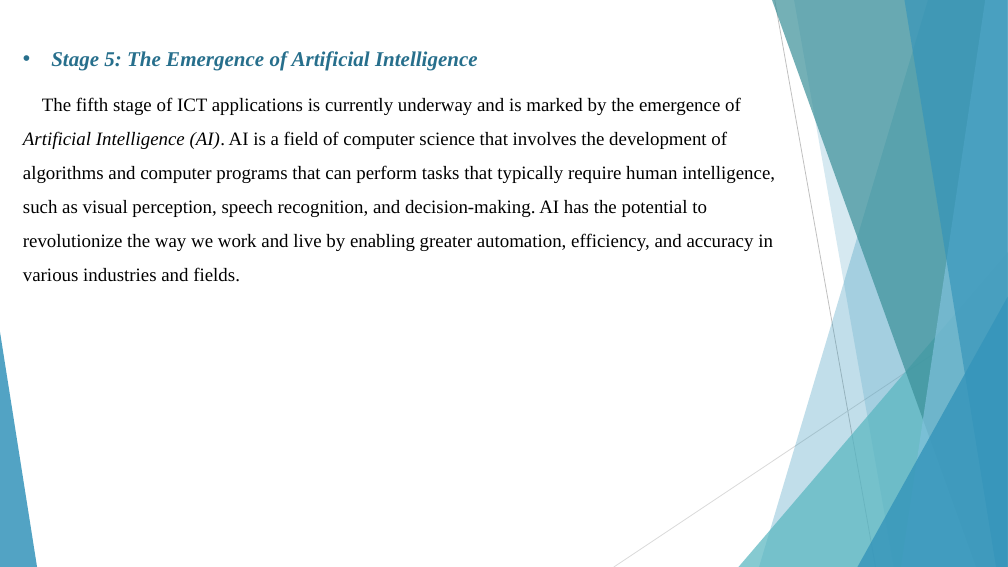
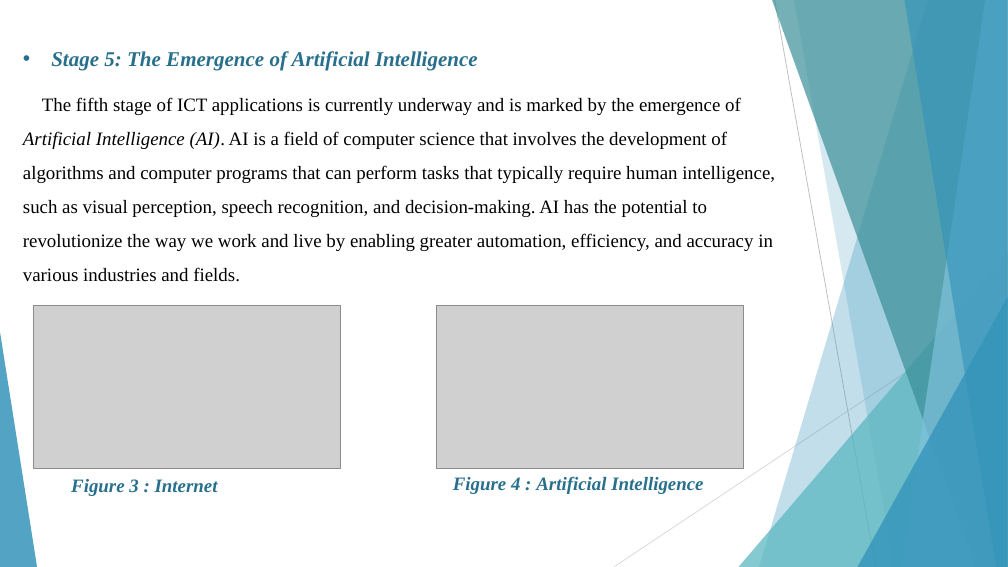
Before and after one commit to kamiri-lilia/projet-final, a slide deck: slide 7 of TIC_PP.pptx. Drawn at 1008x567 pixels with LibreOffice and Linux fonts; fonts in the diff are those of the drawing; grey boxes stand for pictures. Boxes give left, top, right and bottom in pixels: in the first picture for what was removed or moved away, otherwise in the second. Text is boxed around its words. In the diff, an @@ line names an element or a change of style, - is before the commit and + after.

```diff
--- a/TIC_PP.pptx
+++ b/TIC_PP.pptx
@@ picture added at (34, 306, 341, 469) @@
@@ picture added at (436, 306, 743, 469) @@
@@ text added at (71, 479, 218, 496), 18 pt, text #276F8B, bold, italic @@
+Figure 3 : Internet
@@ text added at (453, 476, 703, 494), 18 pt, text #276F8B, bold, italic @@
+Figure 4 : Artificial Intelligence
```
Also in this commit, not shown: 8 other slides changed, 8 slides added.
